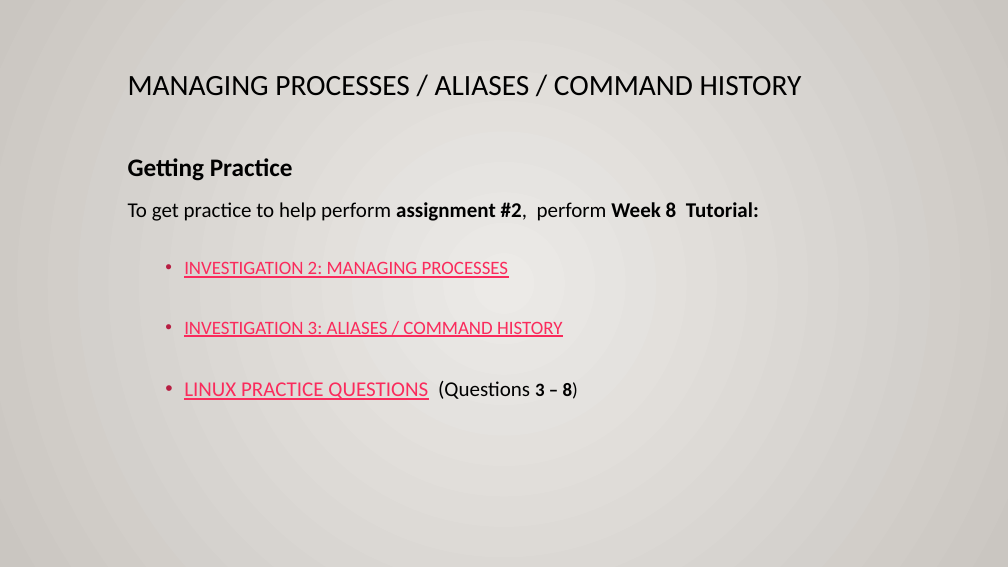
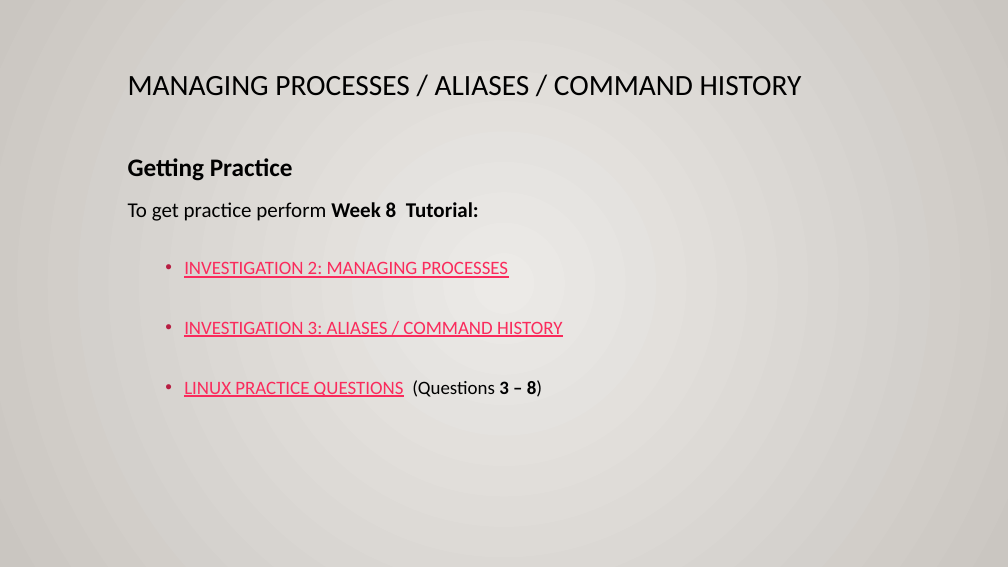
Before and after one commit to OSL640/slides, a slide deck: slide 25 of OSL640-Week8.pptx. Drawn at 1008x567 pixels with LibreOffice and Linux fonts; fonts in the diff are those of the drawing. Boxes give left, top, right and bottom in pixels: in the first picture for what was removed or moved away, otherwise in the second. Text is boxed around its words. In the diff, an @@ line names an element or a change of style, - is before the commit and + after.

Commit message:
Removed references to assignments.

```diff
--- a/OSL640-Week8.pptx
+++ b/OSL640-Week8.pptx
@@ text at <box>128,202,479,221</box>: text changed @@
-To get practice to help perform assignment #2, perform Week 8 Tutorial:
+To get practice perform Week 8 Tutorial:
@@ text at <box>184,380,542,397</box>: size 20 to 18 pt in "LINUX PRACTICE QUESTIONS (Questions" @@
```
Also in this commit, not shown: 1 other slide changed, 13 other files.
